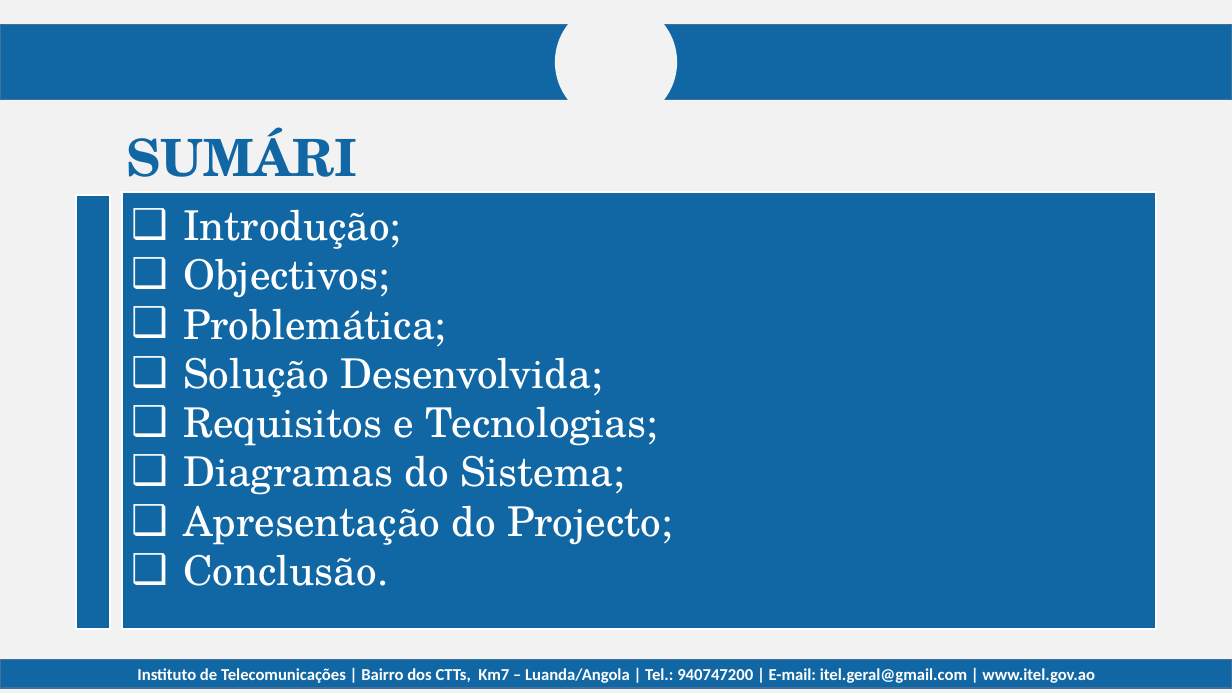
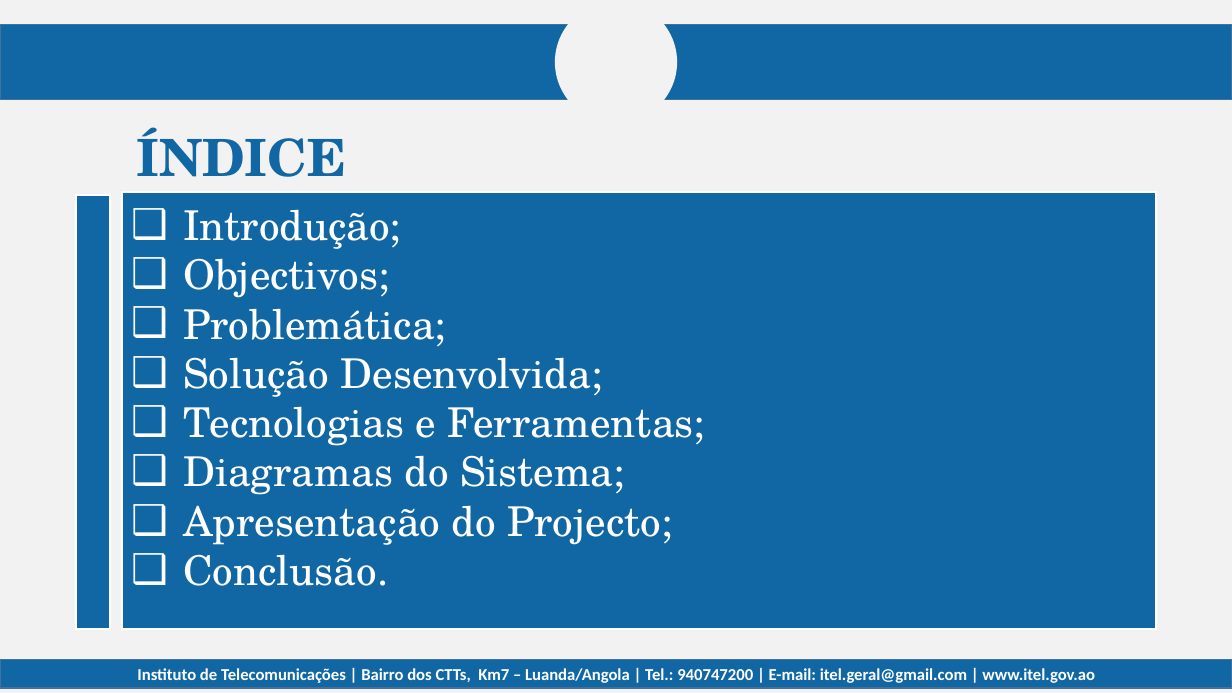
Before and after one commit to mariocosta2021/Jobs-PAP-2023-, a slide deck: slide 2 of _documentos/APRESENTAÇÃO DO PROJECTO.pptx. Drawn at 1232x693 pixels with LibreOffice and Linux fonts; fonts in the diff are those of the drawing; background and template pictures are left out. Boxes give left, top, right and bottom in pixels: in the first picture for what was removed or moved away, otherwise in the second. Text is boxed around its words. In the diff, an @@ line names an element or a change of style, - is before the commit and + after.

```diff
--- a/_documentos/APRESENTAÇÃO DO PROJECTO.pptx
+++ b/_documentos/APRESENTAÇÃO DO PROJECTO.pptx
@@ text at [137, 127, 347, 177]: text changed @@
-SUMÁRIO
+ÍNDICE
@@ text at [183, 406, 706, 446]: text changed @@
-❑ Requisitos e Tecnologias;
+❑ Tecnologias e Ferramentas;
```
Also in this commit, not shown: 5 other slides changed, 6 slides added, 8 slides removed, 30 other files.
